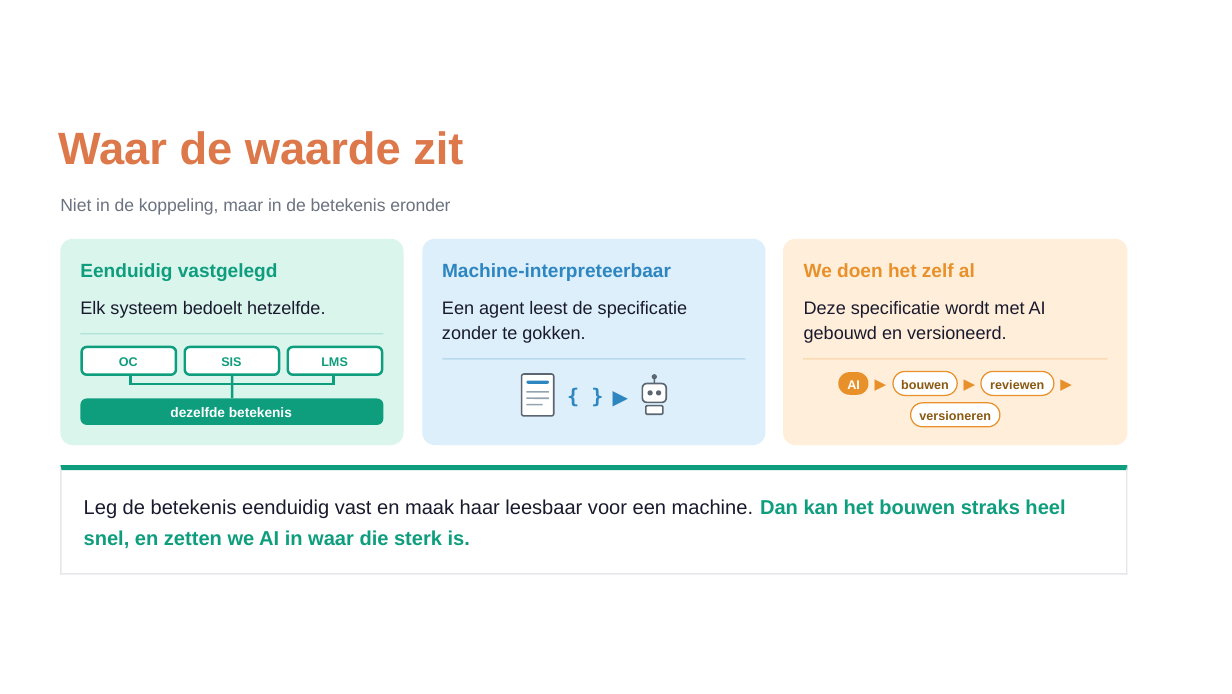
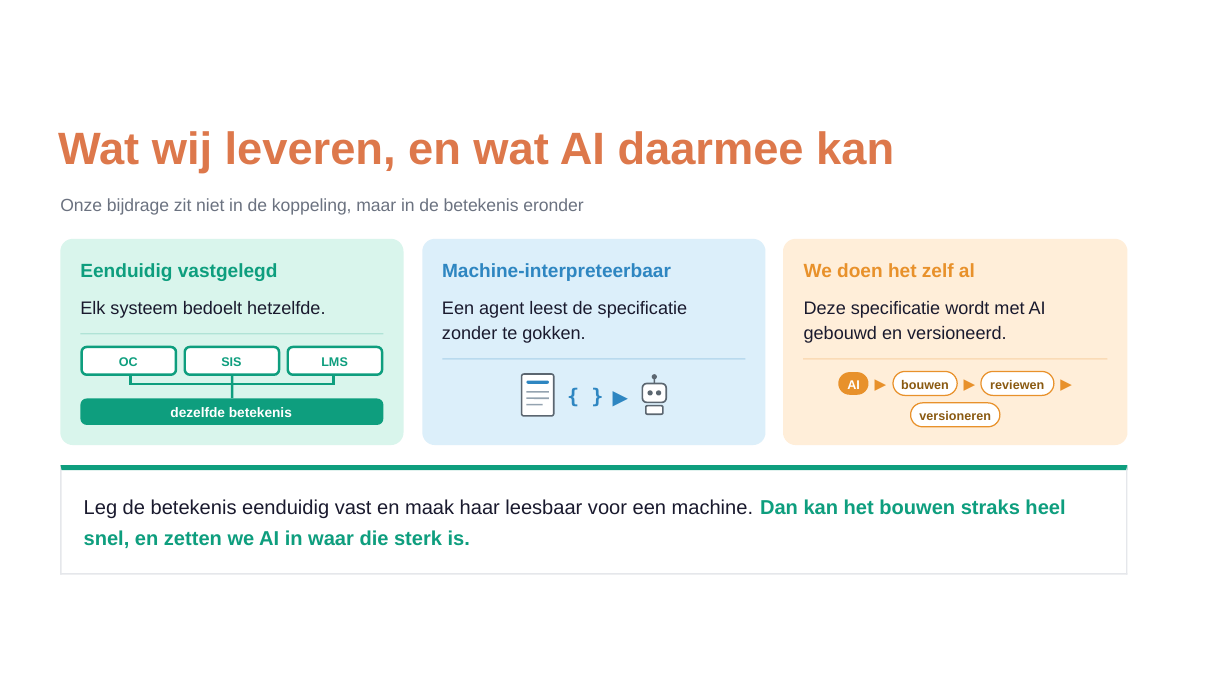
Before and after one commit to Npuls-OKx/meta, a slide deck: slide 10 of presentaties/export/260904_ai_houdbaarheid/260904_ai_houdbaarheid.pptx. Drawn at 1232x694 pixels with LibreOffice and Linux fonts; fonts in the diff are those of the drawing; background and template pictures are left out. Boxes give left, top, right and bottom in pixels: in the first picture for what was removed or moved away, otherwise in the second. Text is boxed around its words. In the diff, an @@ line names an element or a change of style, - is before the commit and + after.

```diff
--- a/presentaties/export/260904_ai_houdbaarheid/260904_ai_houdbaarheid.pptx
+++ b/presentaties/export/260904_ai_houdbaarheid/260904_ai_houdbaarheid.pptx
@@ text at box(58, 131, 894, 173): text changed @@
-Waar de waarde zit
+Wat wij leveren, en wat AI daarmee kan
@@ text at box(60, 198, 583, 215): text changed @@
-Niet in de koppeling, maar in de betekenis eronder
+Onze bijdrage zit niet in de koppeling, maar in de betekenis eronder
```
Also in this commit, not shown: 2 other files.
